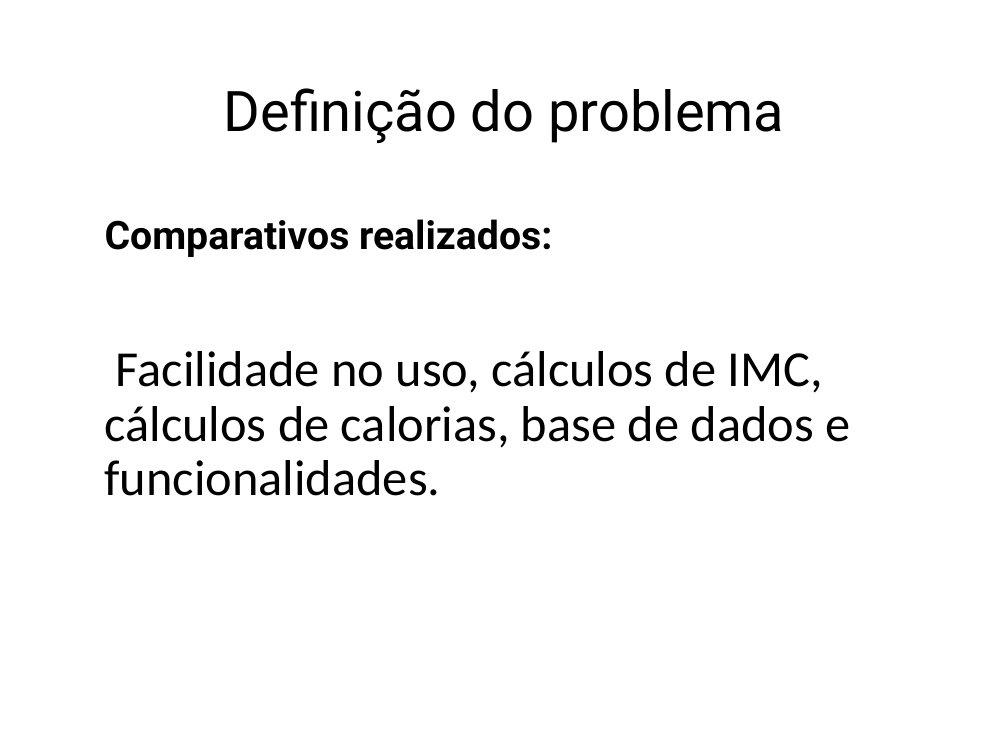
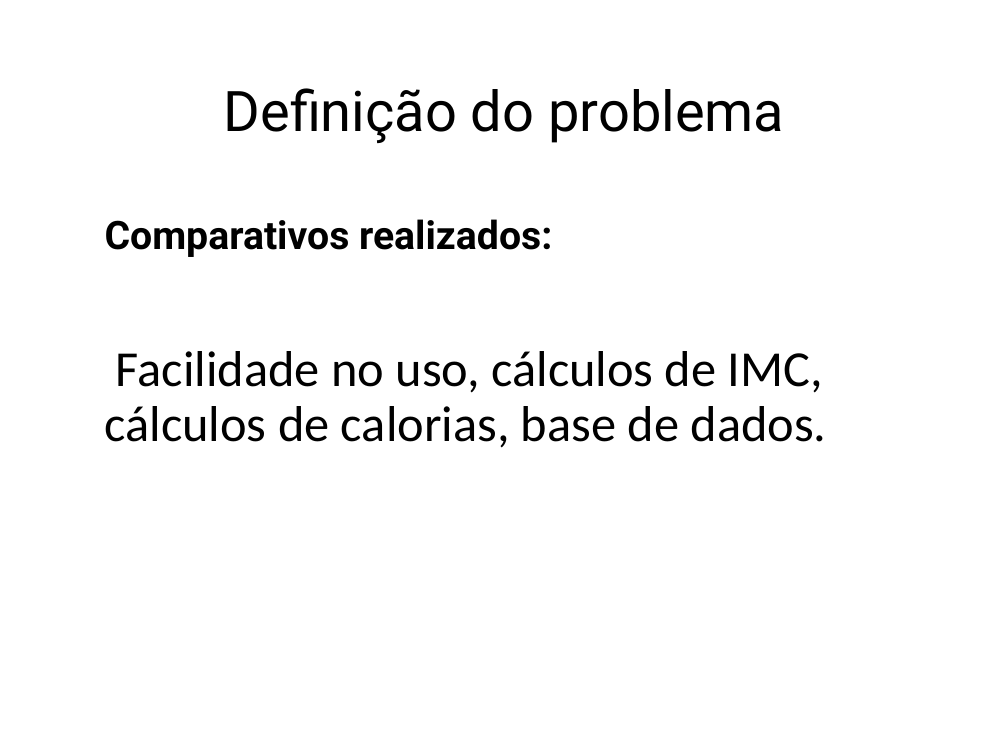
Before and after one commit to LeonDias1989/Kcal-Control, a slide deck: slide 6 of Kcal Control.pptx. Drawn at 1008x756 pixels with LibreOffice and Linux fonts; fonts in the diff are those of the drawing. Boxes give left, top, right and bottom in pixels: in the first picture for what was removed or moved away, otherwise in the second. Text is boxed around its words. In the diff, an @@ line names an element or a change of style, - is before the commit and + after.

```diff
--- a/Kcal Control.pptx
+++ b/Kcal Control.pptx
@@ text at bbox=[105, 351, 827, 448]: text changed @@
-Facilidade no uso, cálculos de IMC, cálculos de calorias, base de dados e funcionalidades.
+Facilidade no uso, cálculos de IMC, cálculos de calorias, base de dados.
```
Also in this commit, not shown: 13 other slides changed, 2 slides removed, 11 other files.
